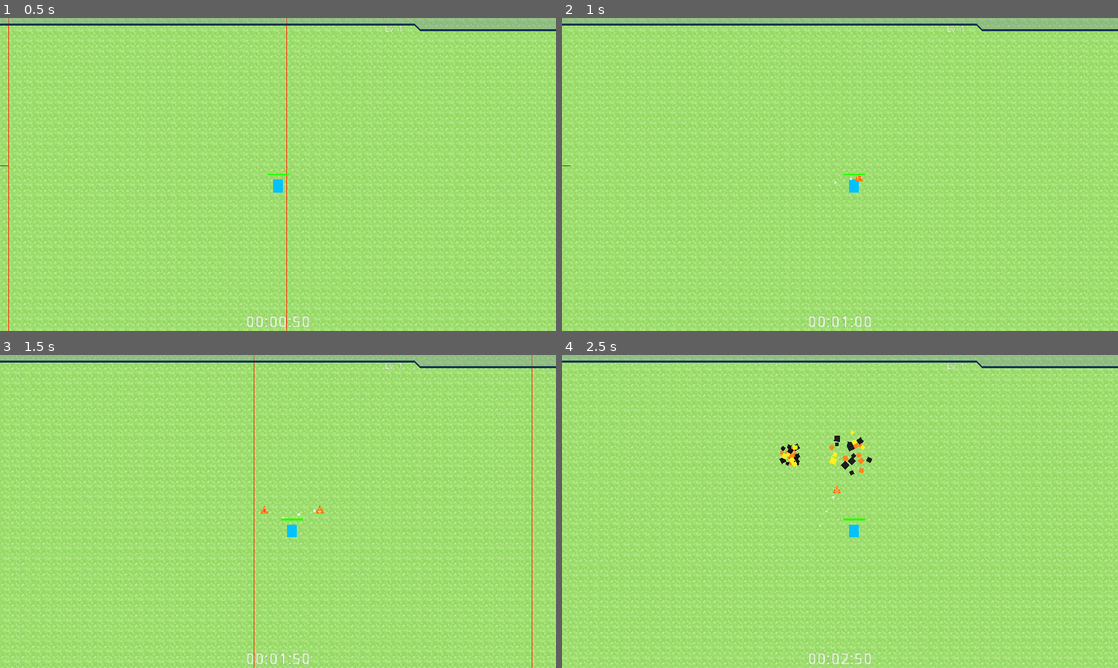
Above: before the commit, frames 1-4 (two rows, left to right).
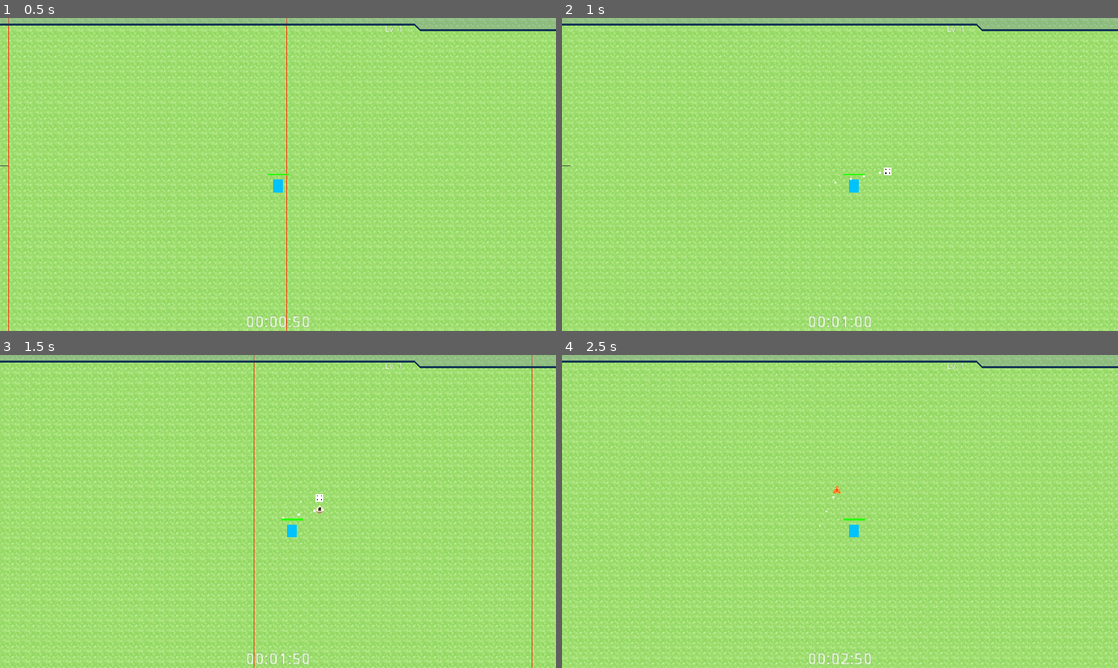
Above: after the commit, the same moments.

Repository: Xalph555/Fate-Overturned
Game: Godot game, scene res://Levels/MainMap/MainMap.tscn
Same seed, same stepped clock (60 frames per second), same inputs: the game is played once before the commit and once after it.
Inputs (mouse positions are in pixels of both pictures, inside the frame that each line leads up to):
- Up to frame 1 (0.5 s): no input
- Up to frame 2 (1 s): move the mouse to (962, 158) at 0.52 s; press the mouse at (962, 158) at 0.53 s; hold D (move_right) from 0.53 s (still down)
- Up to frame 3 (1.5 s): move the mouse to (166, 527) at 1.27 s; release D (move_right) at 1.28 s; release the mouse at (166, 527) at 1.28 s; hold S (move_down) from 1.28 s (still down); click (166, 527) at 1.35 s
- Up to frame 4 (2.5 s): move the mouse to (895, 442) at 2.02 s; release S (move_down) at 2.03 s; press the mouse at (895, 442) at 2.03 s; hold D (move_right) from 2.03 s (still down)

Frame 1 is identical in both runs. In frame 2, less than 0.1% of the frame differs, in the area x 52-60%, y 47-53%; in frame 3, less than 0.1%; in frame 4, 0.5%, in the area x 39-56%, y 24-44%.

Commit message:
Added Dice Bag

Diff:
--- /dev/null
+++ b/Common/Dice/DiceBag/DiceBag.gd
@@ -0,0 +1,34 @@
+# DiceBag
+# -----------------------------------
+extends Node2D
+class_name DiceBag
+
+
+# Signals
+# -----------------------------------
+signal new_current_dice(dice)
+
+
+# Variables
+# -----------------------------------
+export(Array, Resource) var dice := []
+var next_dice := 0
+
+var player
+
+
+# Functions
+# ------------------------------------
+func throw_dice() -> void:
+	var dice_instance = dice[next_dice].dice_scene.instance()
+	get_tree().current_scene.add_child(dice_instance)
+
+	dice_instance.throw_dice(player, player.global_position, player.mouse_dir, player.player_stats.throw_force)
+
+	next_dice += 1
+
+	if next_dice >= dice.size():
+		dice.shuffle()
+		next_dice = 0
+
+	emit_signal("new_current_dice", dice[next_dice])
--- /dev/null
+++ b/Common/Dice/DiceBag/DiceBag.tscn
@@ -0,0 +1,6 @@
+[gd_scene load_steps=2 format=2]
+
+[ext_resource path="res://Common/Dice/DiceBag/DiceBag.gd" type="Script" id=1]
+
+[node name="DiceBag" type="Node2D"]
+script = ExtResource( 1 )
--- a/Common/Dice/DiceData.json
+++ b/Common/Dice/DiceData.json
@@ -1,20 +1,28 @@
 {
-    "D6" : {"frames" : {"1": 0, "2": 1, "3": 2, "4": 3, "5": 4, "6": 5},
+    "D6" : {"name" : "D6",
+            "description" : "A simple 6-sided die. But even simple can be powerful.",
+            "frames" : {"1": 0, "2": 1, "3": 2, "4": 3, "5": 4, "6": 5},
             "weights" : {"1": 1, "2": 1, "3": 1, "4": 1, "5": 1, "6": 1},
             "damage": {"1": 1, "2": 2, "3": 3, "4": 4, "5": 5, "6": 6},
             "knockback": {"1": 100, "2": 200, "3": 300, "4": 400, "5": 500, "6": 600}},
 
-    "D8" : {"frames" : {"1": 0, "2": 1, "3": 2, "4": 3, "5": 4, "6": 5, "7": 6, "8": 7},
+    "D8" : {"name" : "D8",
+            "description" : "A slight upgrade from simplicity. More sides and more possibilities",
+            "frames" : {"1": 0, "2": 1, "3": 2, "4": 3, "5": 4, "6": 5, "7": 6, "8": 7},
             "weights" : {"1": 1, "2": 1, "3": 1, "4": 1, "5": 1, "6": 1, "7": 1, "8": 1},
             "damage" : {"1": 1, "2": 2, "3": 3, "4": 4, "5": 5, "6": 6, "7": 7, "8": 8},
             "knockback" : {"1": 100, "2": 200, "3": 300, "4": 400, "5": 500, "6": 600, "7": 700, "8": 800}},
 
-    "Explosive" : {"frames" : {"1": 0, "2": 1, "3": 2, "4": 3},
+    "Explosive" : {"name" : "Explosive Dice (D4)",
+                   "description" : "Boom, Boom Boom, Boom Boom Boom, Boom Boom Boom Boom.",
+                   "frames" : {"1": 0, "2": 1, "3": 2, "4": 3},
                    "weights" : {"1": 1.1, "2": 1.5, "3": 1, "4": 0.7},
                    "damage" : {"1": 2, "2": 2, "3": 2, "4": 2},
                    "knockback" : {"1": 200, "2": 200, "3": 300, "4": 400}},
 
-    "Speed" : {"frames" : {"1": 0, "2": 1, "3": 2, "4" : 3},
+    "Speed" : {"name" : "Speed Dice (D4)",
+               "description" : "Increases movement speed when thrown.",
+               "frames" : {"1": 0, "2": 1, "3": 2, "4" : 3},
                "weights" : {"1": 1.2, "2": 1.1, "3": 1, "4": 0.7},
                "damage" : {"1": 1, "2": 2, "3": 3, "4": 4},
                "knockback" : {"1": 100, "2": 200, "3": 300, "4": 400}}
--- /dev/null
+++ b/Common/Dice/DiceResource/DiceResource.gd
@@ -0,0 +1,11 @@
+# Dice Resource
+# -----------------------------------
+extends Resource
+class_name DiceResource
+
+
+# Variables
+# -----------------------------------
+export(String) var dice_data_name
+export(PackedScene) var dice_scene
+export(Texture) var dice_icon
--- /dev/null
+++ b/Common/Dice/Projectiles/D6/D6.tres
@@ -0,0 +1,11 @@
+[gd_resource type="Resource" load_steps=4 format=2]
+
+[ext_resource path="res://Common/Dice/DiceResource/DiceResource.gd" type="Script" id=1]
+[ext_resource path="res://Common/Dice/Projectiles/D6/D6.tscn" type="PackedScene" id=2]
+[ext_resource path="res://Common/Dice/Projectiles/D6/D6Icon.png" type="Texture" id=3]
+
+[resource]
+script = ExtResource( 1 )
+dice_data_name = "D6"
+dice_scene = ExtResource( 2 )
+dice_icon = ExtResource( 3 )
--- /dev/null
+++ b/Common/Dice/Projectiles/D8/D8.tres
@@ -0,0 +1,11 @@
+[gd_resource type="Resource" load_steps=4 format=2]
+
+[ext_resource path="res://Common/Dice/DiceResource/DiceResource.gd" type="Script" id=1]
+[ext_resource path="res://Common/Dice/Projectiles/D8/D8.tscn" type="PackedScene" id=2]
+[ext_resource path="res://Common/Dice/Projectiles/D8/D8Icon.png" type="Texture" id=3]
+
+[resource]
+script = ExtResource( 1 )
+dice_data_name = "D8"
+dice_scene = ExtResource( 2 )
+dice_icon = ExtResource( 3 )
--- /dev/null
+++ b/Common/Dice/Projectiles/Explosive/Explosive.tres
@@ -0,0 +1,11 @@
+[gd_resource type="Resource" load_steps=4 format=2]
+
+[ext_resource path="res://Common/Dice/DiceResource/DiceResource.gd" type="Script" id=1]
+[ext_resource path="res://Common/Dice/Projectiles/Explosive/ExposiveDice.tscn" type="PackedScene" id=2]
+[ext_resource path="res://Common/Dice/Projectiles/Explosive/ExplosiveIcon.png" type="Texture" id=3]
+
+[resource]
+script = ExtResource( 1 )
+dice_data_name = "Explosive"
+dice_scene = ExtResource( 2 )
+dice_icon = ExtResource( 3 )
--- /dev/null
+++ b/Common/Dice/Projectiles/Speed/Speed.tres
@@ -0,0 +1,9 @@
+[gd_resource type="Resource" load_steps=3 format=2]
+
+[ext_resource path="res://Common/Dice/DiceResource/DiceResource.gd" type="Script" id=1]
+[ext_resource path="res://Common/Dice/Projectiles/Speed/SpeedIcon.png" type="Texture" id=2]
+
+[resource]
+script = ExtResource( 1 )
+dice_data_name = "Speed"
+dice_icon = ExtResource( 2 )
--- a/Common/Player/Player.gd
+++ b/Common/Player/Player.gd
@@ -30,6 +30,8 @@
 var mouse_pos := Vector2.ZERO
 var mouse_dir := Vector2.ZERO
 
+onready var dice_bag := $DiceBag as DiceBag
+
 onready var _throw_rate_timer := $ThrowRateTimer as Timer
 onready var _invincibility_timer := $invincibilityTimer as Timer
 
@@ -40,6 +42,7 @@
 # ------------------------------------
 func _ready() -> void:
 	_hurtbox.parent = self
+	dice_bag.player = self
 
 	_init_stats()
 
@@ -56,7 +59,11 @@
 
 func _process(_delta: float) -> void:
 	if _can_throw and _is_throwing:
-		throw_dice()
+		_can_throw = false
+
+		dice_bag.throw_dice()
+
+		_throw_rate_timer.start()
 
 
 func _physics_process(_delta: float) -> void:
@@ -121,15 +128,15 @@
 	mouse_dir = (mouse_pos - self.global_position).normalized()
 
 
-func throw_dice() -> void:
-	_can_throw = false
+# func throw_dice() -> void:
+# 	_can_throw = false
 
-	var dice_instance = temp_dice.instance()
-	get_tree().current_scene.add_child(dice_instance)
+# 	var dice_instance = temp_dice.instance()
+# 	get_tree().current_scene.add_child(dice_instance)
 
-	dice_instance.throw_dice(self, self.global_position, mouse_dir, player_stats.throw_force)
+# 	dice_instance.throw_dice(self, self.global_position, mouse_dir, player_stats.throw_force)
 
-	_throw_rate_timer.start()
+# 	_throw_rate_timer.start()
 
 
 # damage
--- a/Common/Player/Player.tscn
+++ b/Common/Player/Player.tscn
@@ -1,10 +1,14 @@
-[gd_scene load_steps=9 format=2]
+[gd_scene load_steps=13 format=2]
 
 [ext_resource path="res://Common/Player/TempPlayerSprite.png" type="Texture" id=1]
 [ext_resource path="res://Common/Player/Player.gd" type="Script" id=2]
 [ext_resource path="res://Common/HitHurtBox/Hurtbox/HurtBox.tscn" type="PackedScene" id=3]
 [ext_resource path="res://Common/Dice/Projectiles/Explosive/ExposiveDice.tscn" type="PackedScene" id=4]
 [ext_resource path="res://Common/Player/PlayerStats.tres" type="Resource" id=5]
+[ext_resource path="res://Common/Dice/DiceBag/DiceBag.tscn" type="PackedScene" id=6]
+[ext_resource path="res://Common/Dice/Projectiles/D8/D8.tres" type="Resource" id=7]
+[ext_resource path="res://Common/Dice/Projectiles/Explosive/Explosive.tres" type="Resource" id=8]
+[ext_resource path="res://Common/Dice/Projectiles/D6/D6.tres" type="Resource" id=9]
 
 [sub_resource type="CapsuleShape2D" id=1]
 radius = 5.49999
@@ -57,7 +61,6 @@
 shape = SubResource( 2 )
 
 [node name="ExpCollectionArea" type="Area2D" parent="."]
-visible = false
 modulate = Color( 0.921569, 0, 1, 1 )
 collision_layer = 0
 collision_mask = 1024
@@ -66,6 +69,9 @@
 [node name="CollisionShape2D" type="CollisionShape2D" parent="ExpCollectionArea"]
 shape = SubResource( 3 )
 
+[node name="DiceBag" parent="." instance=ExtResource( 6 )]
+dice = [ ExtResource( 9 ), ExtResource( 7 ), ExtResource( 8 ) ]
+
 [connection signal="timeout" from="ThrowRateTimer" to="." method="_on_ThrowRateTimer_timeout"]
 [connection signal="timeout" from="invincibilityTimer" to="." method="_on_invincibilityTimer_timeout"]
 [connection signal="area_entered" from="ExpCollectionArea" to="." method="_on_ExpCollectionArea_area_entered"]
--- /dev/null
+++ b/Common/UI/LevelUpUI/LevelUpUI.tscn
@@ -0,0 +1,10 @@
+[gd_scene format=2]
+
+[node name="LevelUpUI" type="Control"]
+anchor_right = 1.0
+anchor_bottom = 1.0
+
+[node name="ColorRect" type="ColorRect" parent="."]
+anchor_right = 1.0
+anchor_bottom = 1.0
+color = Color( 0.0901961, 0.0901961, 0.0941176, 0.309804 )
--- a/project.godot
+++ b/project.godot
@@ -19,10 +19,20 @@
 "language": "GDScript",
 "path": "res://Common/Enemies/Basic/BasicEnemy.gd"
 }, {
+"base": "Node2D",
+"class": "DiceBag",
+"language": "GDScript",
+"path": "res://Common/Dice/DiceBag/DiceBag.gd"
+}, {
 "base": "BaseDice",
 "class": "DiceProjectile",
 "language": "GDScript",
 "path": "res://Common/Dice/Projectiles/DiceProjectile.gd"
+}, {
+"base": "Resource",
+"class": "DiceResource",
+"language": "GDScript",
+"path": "res://Common/Dice/DiceResource/DiceResource.gd"
 }, {
 "base": "Node2D",
 "class": "EnemySpawner",
@@ -82,7 +92,9 @@
 _global_script_class_icons={
 "BaseDice": "",
 "BasicEnemy": "",
+"DiceBag": "",
 "DiceProjectile": "",
+"DiceResource": "",
 "EnemySpawner": "",
 "ExpBarUI": "",
 "ExpOrb": "",
Binary file added: Common/Dice/Projectiles/D6/D6Icon.png
Not shown, added: Common/Dice/Projectiles/D6/D6Icon.png.import
Binary file added: Common/Dice/Projectiles/D8/D8Icon.png
Not shown, added: Common/Dice/Projectiles/D8/D8Icon.png.import
Binary file added: Common/Dice/Projectiles/Explosive/ExplosiveIcon.png
Not shown, added: Common/Dice/Projectiles/Explosive/ExplosiveIcon.png.import
Binary file added: Common/Dice/Projectiles/Speed/SpeedIcon.png
Not shown, added: Common/Dice/Projectiles/Speed/SpeedIcon.png.import
